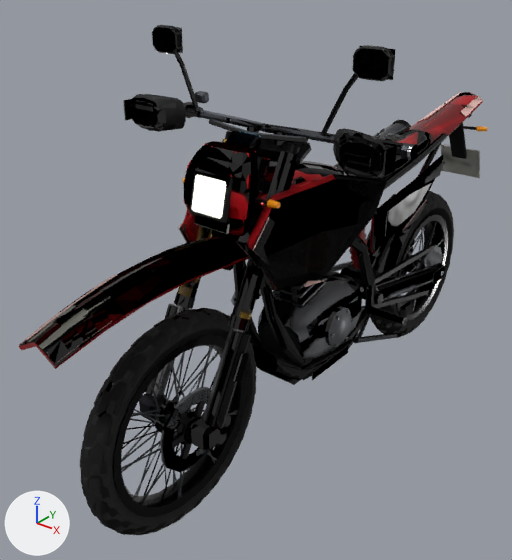
One commit to the glTF model assets/bikes/detail/bike15_crf250.glb: the scene before it, then after it.
Both versions are drawn from a 50 mm lens placed at (1.22, -1.89, 1.61), pointed at (-0.13, -0.19, 0.56). The axes (+X, +Y, +Z) are drawn at lower left. The lights are the same throughout. The older version comes first. Where no turn or scale is listed for an object, it has been applied to the vertices. Vertices at exactly the same position are counted once.

Before the edit, the objects in view are built like this:
```python
ob_body_001 = bpy.data.objects.new('body.001', me_body_002)
ob_body_001.location = (0.0, 0.0, 0.0)
ob_fork_left_001 = bpy.data.objects.new('fork_left.001', me_fork_left_001)
ob_fork_left_001.location = (0.105, -0.533, 0.706)
ob_handlebar_001 = bpy.data.objects.new('handlebar.001', me_handlebar_001)
ob_handlebar_001.location = (0.0, -0.313, 1.12)
ob_wheel_rear = bpy.data.objects.new('wheel_rear', me_wheel_rear)
ob_wheel_rear.location = (0.0, 0.723, 0.325)
# me_body_002
# before: 3583 (0.12, -0.21, 0.27) at pixel (312, 379), 3584 (0.12, -0.21, 0.27) at pixel (311, 379), 3585 (0.12, -0.21, 0.3) at pixel (313, 372), 3586 (0.12, -0.21, 0.3) at pixel (312, 371), 3617 (-0.12, -0.21, 0.27)
# before: 3618 (-0.12, -0.21, 0.27), 3619 (-0.12, -0.21, 0.3), 3620 (-0.12, -0.21, 0.3)
# also in view: 'handlebar' at (0.0, -0.5, 0.9); 'headlight.001' at (0.0, -0.56, 0.99); 'disc_front.001' at (0.06, -0.72, 0.34); 'fork_right.001' at (-0.11, -0.53, 0.71); 'wheel_front' at (0.0, -0.72, 0.34)
```
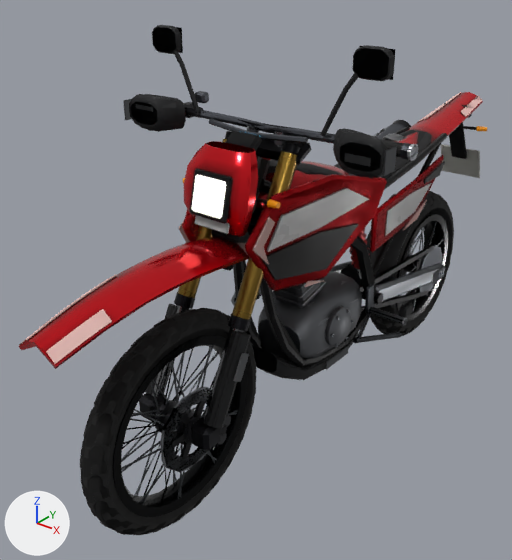
Where the change shows, as pixel boxes [x1, y1, x2, y2] in the pictures (512 x 560 px; the box of a moved part takes in the faces that stretch with it):
'body.001', reshaped: before [18, 92, 488, 385]; after [18, 92, 488, 380]
part 1 of me_body_002, rebuilt (not visible afterwards): before [259, 369, 300, 385]
part 2 of me_body_002, moved or reshaped: before [312, 345, 348, 380]; after [325, 346, 349, 370]
part 3 of me_body_002, surface changed (lighter): [18, 92, 482, 380] in both
part 4 of me_body_002, recoloured: before [98, 116, 471, 380]; after [98, 116, 471, 370]
part 5 of me_fork_left_001, surface changed: [191, 151, 297, 451] in both
part 6 of me_handlebar_001, surface changed: [124, 26, 418, 382] in both

The change, as a diff of the scene's bpy script:
```diff
--- a/assets/bikes/detail/bike15_crf250.glb.py
+++ b/assets/bikes/detail/bike15_crf250.glb.py
@@ me_body_002 @@
 # used by ob_body_001; location = (0.0, 0.0, 0.0)
 # verts and faces of me_body_002; kept vertices keep their numbers, new ones are numbered from 3671
-me_body_002.from_pydata(...)  # 3671 vertices, 6772 faces; spans x -0.28..0.28, y -1.14..1.13, z 0.19..1.13
+me_body_002.from_pydata(...)  # 3705 vertices, 6840 faces; spans x -0.28..0.28, y -1.14..1.13, z 0.19..1.13
+# me_body_002 part 1: the loose piece of 8 vertices spanning x -0.08..0.08, y -0.25..0.05, z 0.25..0.26 is rebuilt with 42 vertices and now spans x -0.06..0.06, y -0.2..0.06, z 0.25..0.26
+# me_body_002 part 2
+for i in [*range(3583, 3587), *range(3617, 3621)]: verts[i] += (0.0, 0.08, 0.0)
+# me_body_002 part 3: 4353 kept faces spanning x -0.27..0.27, y -1.14..1.13, z 0.19..1.13 get new texture (UV) coordinates
+# me_body_002 part 4: 1194 kept faces spanning x -0.28..0.28, y -1.02..1.09, z 0.19..1.11 get new vertex colours
 me_body_002.materials.append(mat_dark_metal)
@@ me_fork_left_001 @@
 me_fork_left_001.from_pydata(...)  # 252 vertices, 468 faces; spans x -0.07..0.046, y -0.221..0.222, z -0.459..0.396
 # used by ob_fork_left_001; location = (0.105, -0.533, 0.706)
+# me_fork_left_001 part 5: texture (UV) coordinates of 382 of 468 faces, centred in x -0.07..0.043, y -0.221..0.214, z -0.457..0.392, changed; they spanned u 0.0..0.97, v 0.0..0.97 and now span u 0.08..0.97, v 0.0..0.97
 me_fork_left_001.materials.append(mat_dark_metal)
@@ me_handlebar_001 @@
 me_handlebar_001.from_pydata(...)  # 729 vertices, 1340 faces; spans x -0.467..0.467, y -0.38..0.018, z -0.701..0.255
 # used by ob_handlebar_001; location = (0.0, -0.313, 1.12)
+# me_handlebar_001 part 6: texture (UV) coordinates of 1059 of 1340 faces, centred in x -0.467..0.467, y -0.349..0.016, z -0.65..0.254, changed; they spanned u 0.0..0.97, v 0.0..0.97 and now span u 0.0..0.97, v 0.0..0.97
 me_handlebar_001.materials.append(mat_steel_dark)
```
